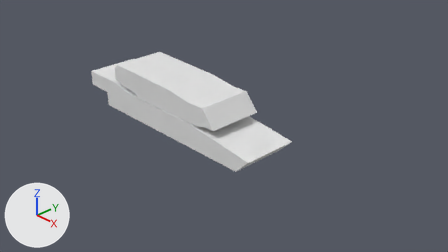
An edit to the Blender file Modeling/M1A1/BaseM1A1.blend, drawn before and after from the same camera.
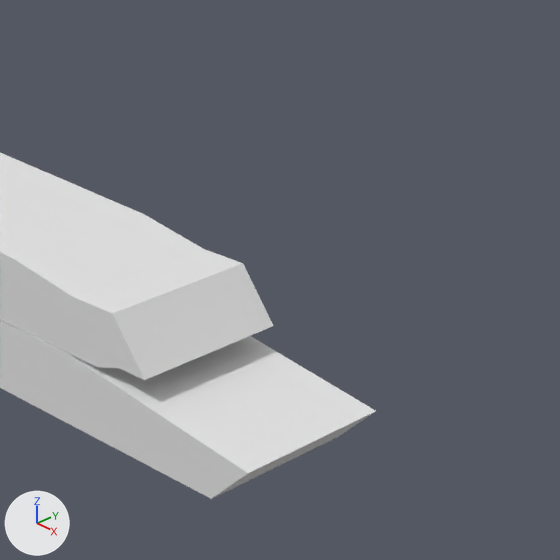
There are two pictures of each version: one from the file's camera 'Camera', one close up on the part from 37% to 79% of the width and 0% to 76% of the height. The axes (+X, +Y, +Z) are drawn at lower left. The lights are the same throughout.

The scene before the commit, as lines of its bpy script (objects in view):
```python
me_hullbase = bpy.data.meshes.new('HullBase')
me_hullbase.from_pydata(...)  # 22 vertices, 13 faces; spans x 1.0..5.29, y -2.0..-1.0, z 0.45..1.0
me_turretbase = bpy.data.meshes.new('TurretBase')
me_turretbase.from_pydata(...)  # 31 vertices, 17 faces, 1 loose edge; spans x -1.86..0.93, y -2.08..-1.04, z -1.49..-1.01
ob_hull = bpy.data.objects.new('Hull', me_hullbase)
ob_hull.location = (-3.603, 0.932, -0.455)
ob_turret = bpy.data.objects.new('Turret', me_turretbase)
ob_turret.location = (0.0, 0.932, 1.893)
ob_turret.scale = (0.959, 0.959, 0.959)
```
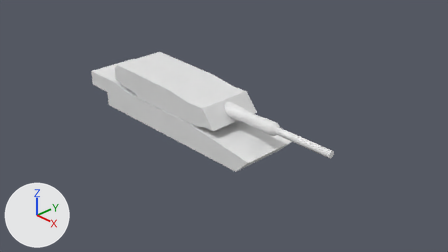
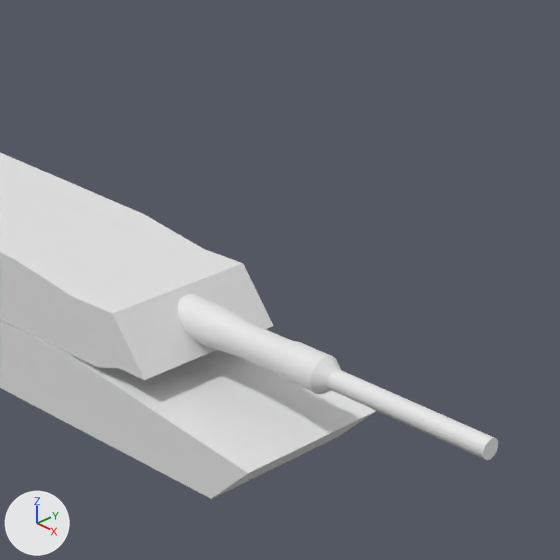
Commit message: Added gun

Location of each change, [x1, y1, x2, y2] in pixels of the close-ups (560 x 560 px):
'Gun', added
    after: [178, 294, 498, 460]

The change, as a list of edits to the scene's bpy script:
```text
Add me_cylinder:
    me_cylinder.from_pydata(...)  # 288 vertices, 258 faces; spans x -1.0..1.0, y -1.0..1.0, z -1.0..16.9
Add ob_gun:
    ob_gun = bpy.data.objects.new('Gun', me_cylinder)
    ob_gun.location = (0.792, -0.545, 0.681)
    ob_gun.rotation_euler = (0.0, 1.572, 0.0)  # degrees (0, 90, 0)
    ob_gun.scale = (0.119, 0.119, 0.119)
```
